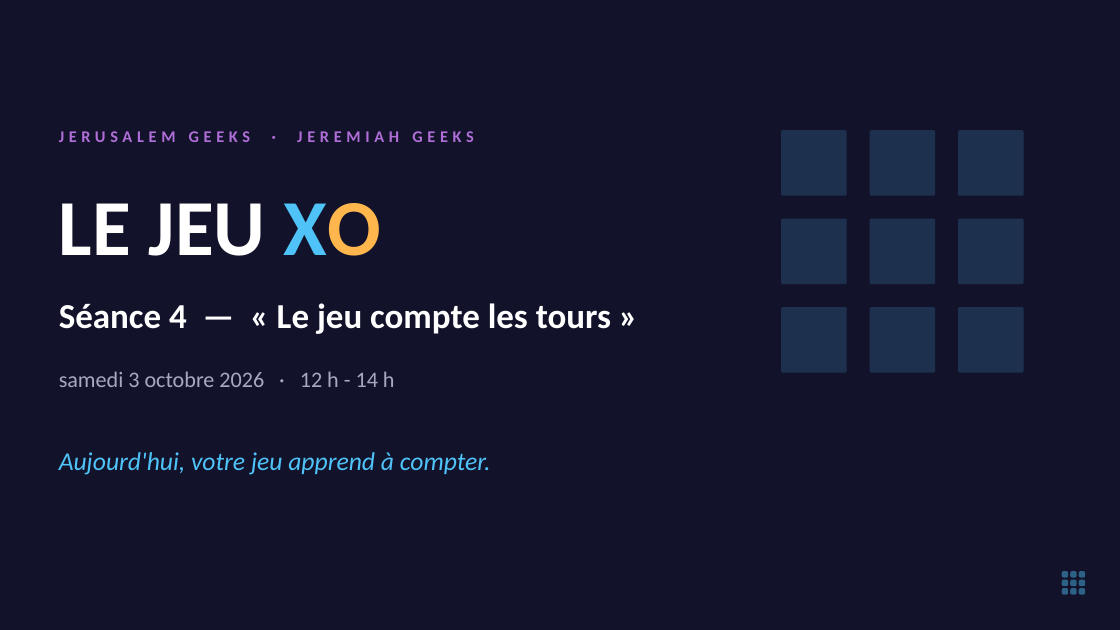
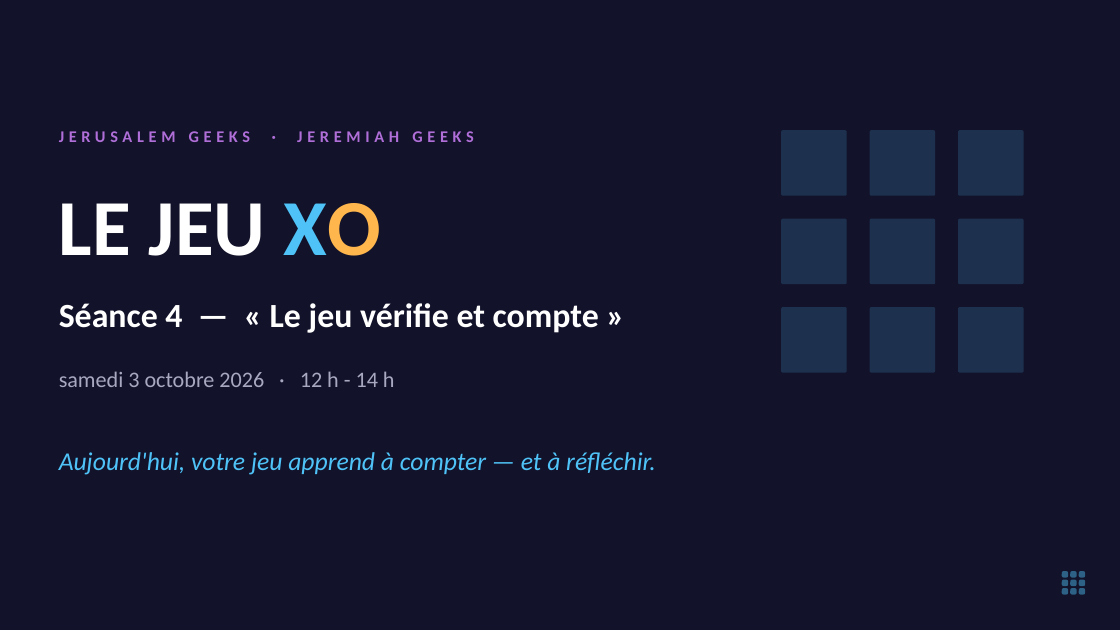
Before and after one commit to koffipierredamien/python-learning, a slide deck: slide 1 of 2-seances/S04-le-jeu-compte/a-projeter/seance-4-projection.pptx. Drawn at 1120x630 pixels with LibreOffice and Linux fonts; fonts in the diff are those of the drawing. Boxes give left, top, right and bottom in pixels: in the first picture for what was removed or moved away, otherwise in the second. Text is boxed around its words. In the diff, an @@ line names an element or a change of style, - is before the commit and + after.

```diff
--- a/2-seances/S04-le-jeu-compte/a-projeter/seance-4-projection.pptx
+++ b/2-seances/S04-le-jeu-compte/a-projeter/seance-4-projection.pptx
@@ text at (59, 303, 599, 333): text changed; size 30 to 29 pt @@
-Séance 4 — « Le jeu compte les tours »
+Séance 4 — « Le jeu vérifie et compte »
@@ text at (59, 452, 656, 475): text changed @@
-Aujourd'hui, votre jeu apprend à compter.
+Aujourd'hui, votre jeu apprend à compter — et à réfléchir.
```
Also in this commit, not shown: 14 other slides changed, 5 slides added, 2 slides removed, 15 other files.
